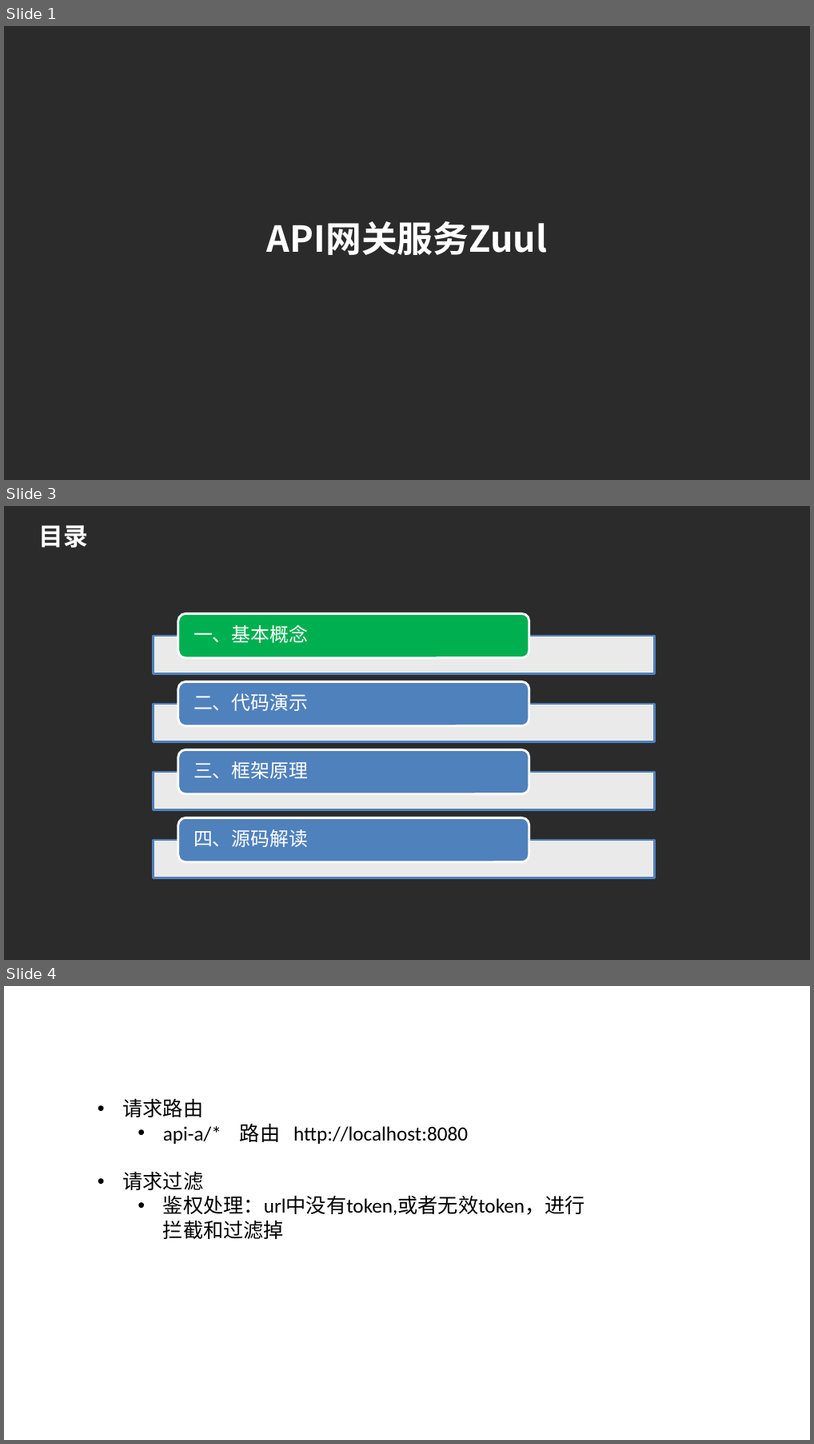
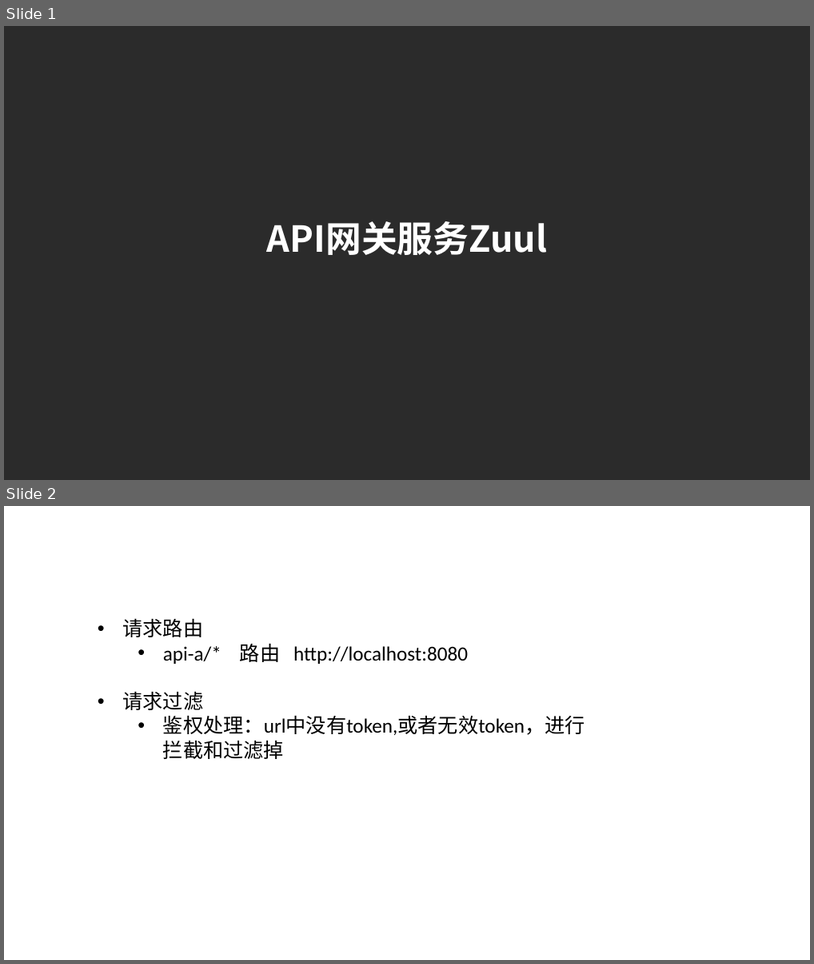
Before and after one commit to hlniceguy/spring-cloud-demo, a slide deck: doc/Spring Cloud Zuul.pptx. Shown one above the other, each under a label of ours: slides 1, 3 and 4 before the commit, slides 1 and 2 after it; the slides between them are not shown. The pictures are 814x1444 and 814x964 pixels, drawn with LibreOffice and Linux fonts; fonts in the diff are those of the drawing; background and template pictures are left out; a plain dark background stands for a picture behind light text. Boxes give left, top, right and bottom in pixels: in the first picture for what was removed or moved away, otherwise in the second. Text is boxed around its words. In the diff, an @@ line names an element or a change of style, - is before the commit and + after.

```diff
--- a/doc/Spring Cloud Zuul.pptx
+++ b/doc/Spring Cloud Zuul.pptx
@@ slide 3 removed at bbox=[4, 506, 810, 960], background picture (left out) @@
@@ title removed at bbox=[38, 525, 87, 548] @@
-目录
@@ group removed at bbox=[153, 613, 654, 878]: 4 rectangles, 4 rounded rectangles, 4 texts @@
-一、基本概念
-二、代码演示
-三、框架原理
-四、源码解读
@@ what was slide 4 is now slide 2 @@
```
Also in this commit, not shown: 3 slides changed, 3 other slides removed, 9 other files.
